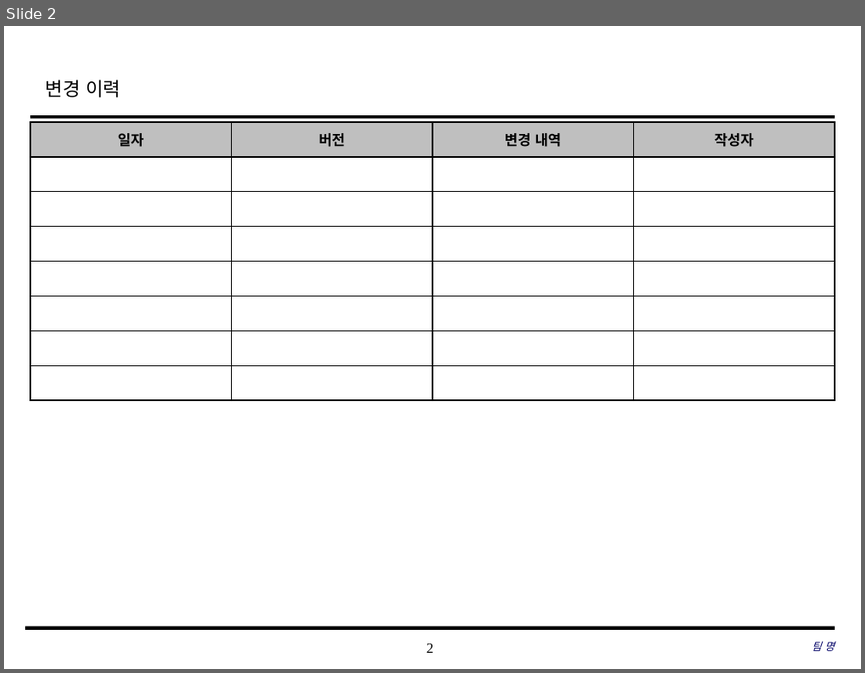
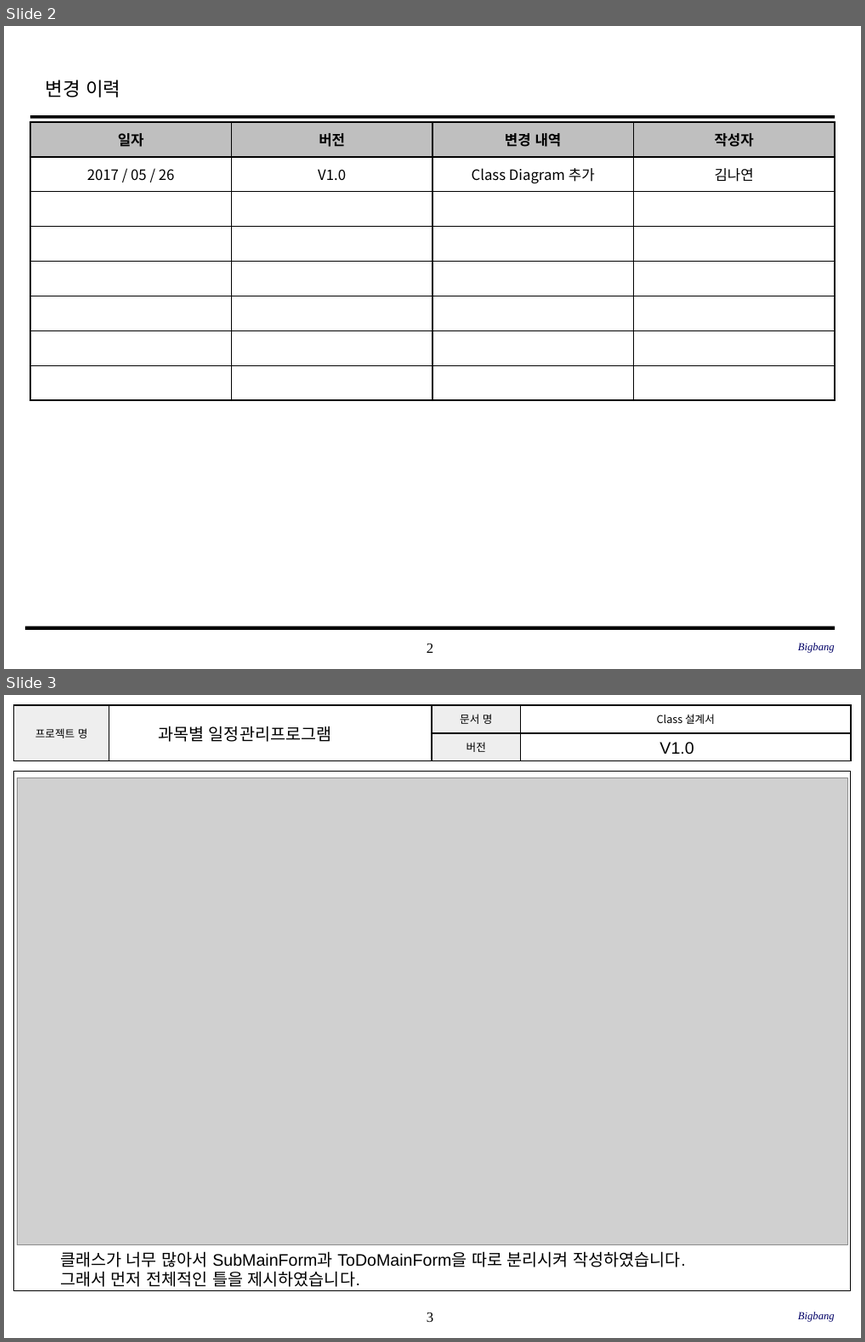
Before and after one commit to SE-admin/SE2017_1_bigbang, a slide deck: doc/3_ 설계서/Class Design.pptx. Shown one above the other, each under a label of ours: slide 2 before the commit, slides 2 and 3 after it. The pictures are 865x673 and 865x1342 pixels, drawn with LibreOffice and Linux fonts; fonts in the diff are those of the drawing; grey boxes stand for pictures; background and template pictures are left out. Boxes give left, top, right and bottom in pixels: in the first picture for what was removed or moved away, otherwise in the second. Text is boxed around its words. In the diff, an @@ line names an element or a change of style, - is before the commit and + after.

Commit message:
Class Design.pptx 변경
Class Diagram 추가

```diff
--- a/doc/3_ 설계서/Class Design.pptx
+++ b/doc/3_ 설계서/Class Design.pptx
@@ slide 3 added at [4, 695, 861, 1338], background #FFFFFF; not listed: 1 template element that a slide beside it also shows @@
@@ table added at [13, 705, 851, 761], 2 rows, 4 columns @@
+프로젝트 명 |  | 문서 명 | Class 설계서
+ |  | 버전 | V X.X
@@ text added at [158, 726, 331, 742], 14 pt, text #000000 @@
+과목별 일정관리프로그램
@@ text added at [659, 742, 693, 755], 14 pt, text #000000 @@
+V1.0
@@ rectangle added at [667, 737, 701, 756], fill #FFFFFF, outline #FFFFFF 2 pt @@
@@ rectangle added at [13, 771, 851, 1291], outline #000000 0.75 pt @@
@@ picture added at [18, 778, 848, 1245] @@
@@ text added at [60, 1251, 685, 1287], 14 pt, text #000000 @@
+클래스가 너무 많아서 SubMainForm과 ToDoMainForm을 따로 분리시켜 작성하였습니다.
+그래서 먼저 전체적인 틀을 제시하였습니다.
@@ text added at [798, 1311, 834, 1321], 9 pt, text #000066, italic @@
+Bigbang
@@ slide 2 changed as well @@
@@ table at [30, 122, 836, 399] @@
+row 2: 2017 / 05 / 26 | V1.0 | Class Diagram 추가 | 김나연
-row 8:  |  |  | 
@@ text at [798, 642, 834, 652]: text changed @@
-팀 명
+Bigbang
```
Also in this commit, not shown: 3 other slides added, 2 slides removed.
